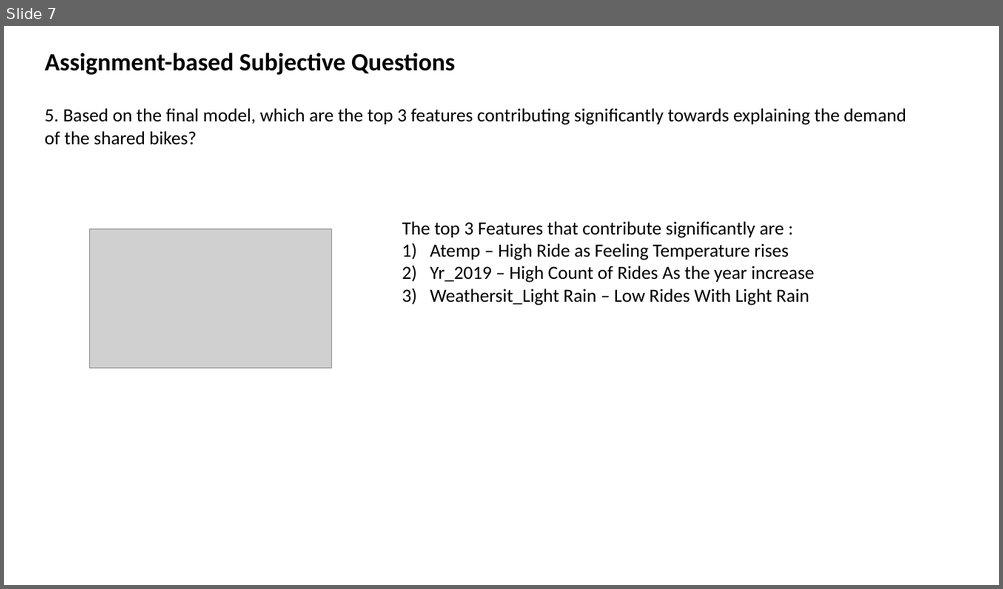
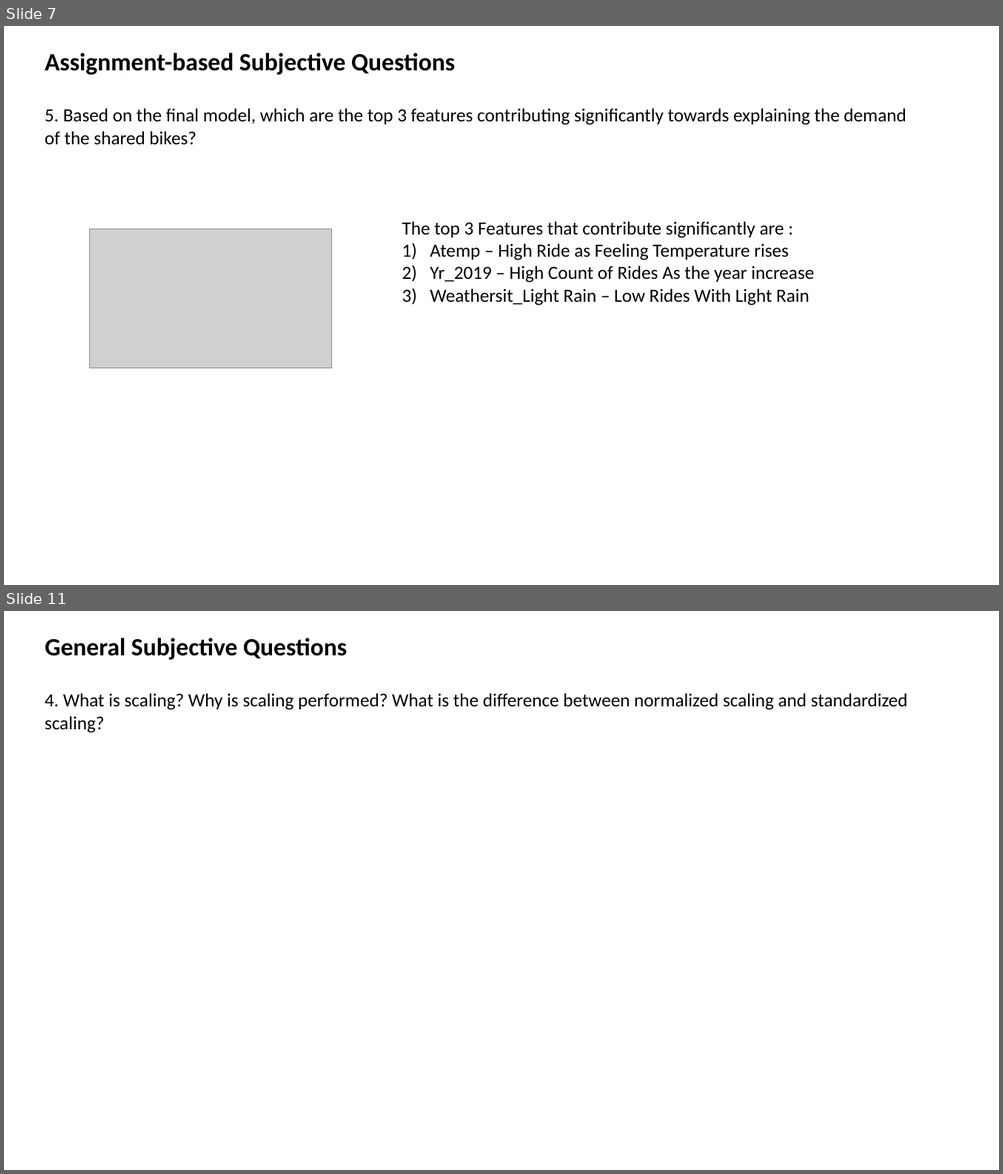
Before and after one commit to gurpreetkalra/BoomBikeCaseStudy, a slide deck: Boom Bikes.pptx. Shown one above the other, each under a label of ours: slide 7 before the commit, slides 7 and 11 after it; the slides between them are not shown. The pictures are 1003x589 and 1003x1174 pixels, drawn with LibreOffice and Linux fonts; fonts in the diff are those of the drawing; grey boxes stand for pictures. Boxes give left, top, right and bottom in pixels: in the first picture for what was removed or moved away, otherwise in the second. Text is boxed around its words. In the diff, an @@ line names an element or a change of style, - is before the commit and + after.

```diff
--- a/Boom Bikes.pptx
+++ b/Boom Bikes.pptx
@@ slide 11 added at [4, 611, 999, 1170], background #FFFFFF @@
@@ text added at [45, 638, 347, 660], 24 pt, text #000000, bold @@
+General Subjective Questions
@@ text added at [45, 693, 908, 733], 18 pt, text #000000 @@
+4. What is scaling? Why is scaling performed? What is the difference between normalized scaling and standardized scaling?
```
Also in this commit, not shown: 2 slides changed, 3 other slides added.
